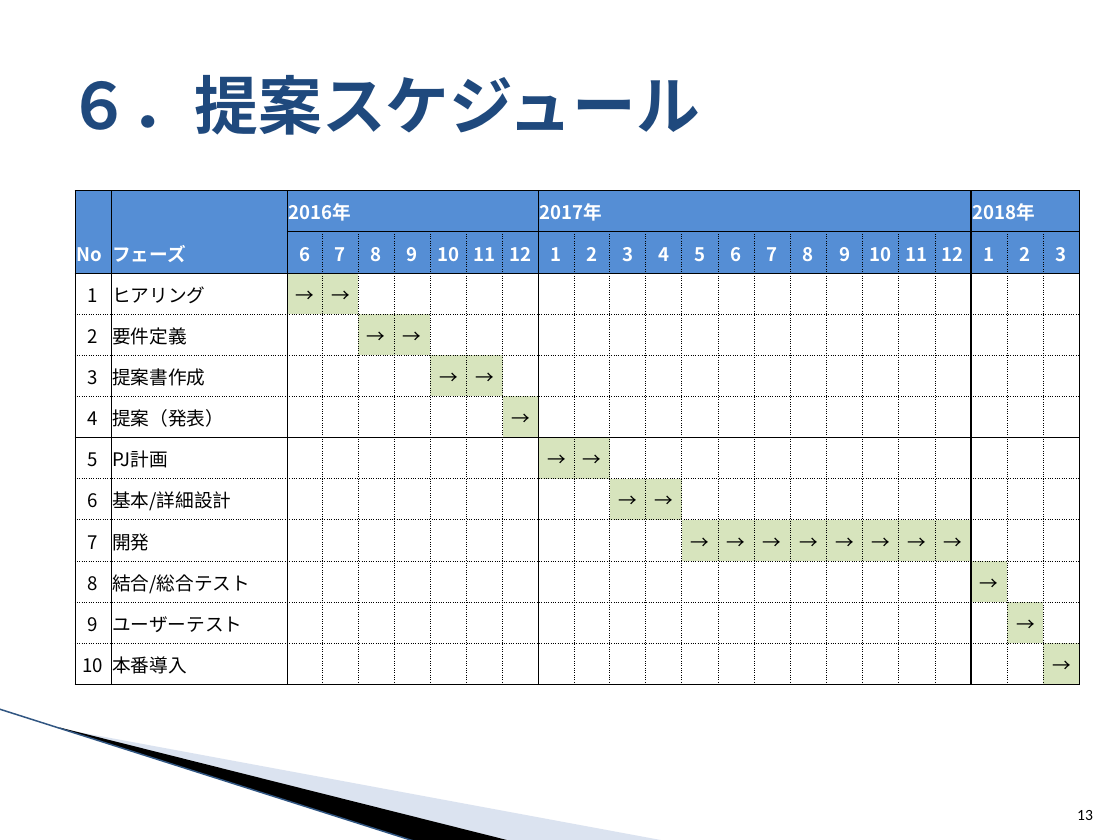
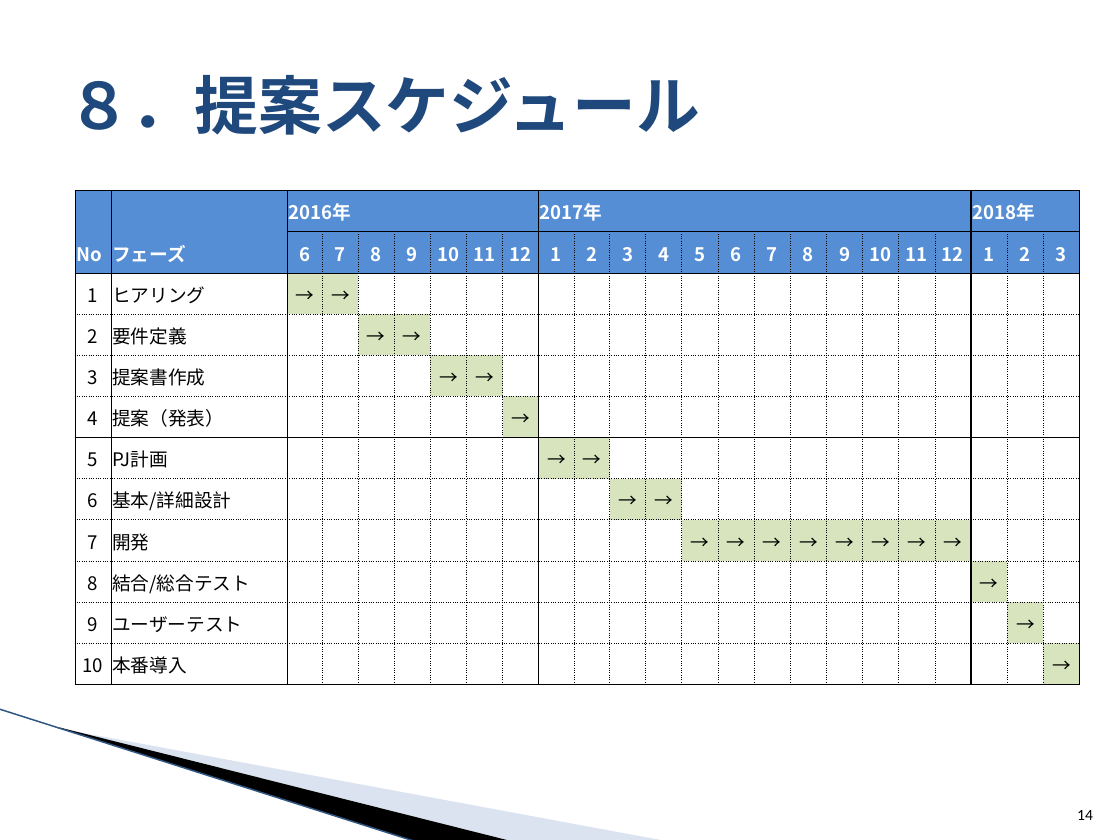
Before and after one commit to around7days/AppFreeMemo, a slide deck: slide 14 of 設計書/1_月報管理システム 提案資料.pptx (slide 13 before the commit). Drawn at 1120x840 pixels with LibreOffice and Linux fonts; fonts in the diff are those of the drawing; background and template pictures are left out. Boxes give left, top, right and bottom in pixels: in the first picture for what was removed or moved away, otherwise in the second. Text is boxed around its words. In the diff, an @@ line names an element or a change of style, - is before the commit and + after.

```diff
--- a/設計書/1_月報管理システム 提案資料.pptx
+++ b/設計書/1_月報管理システム 提案資料.pptx
@@ title at box(67, 75, 700, 135): text changed @@
-６．提案スケジュール
+８．提案スケジュール
@@ page number at box(1077, 810, 1093, 820): text changed @@
-13
+14
```
Also in this commit, not shown: 8 other slides changed, 1 slide added, 4 other files.
